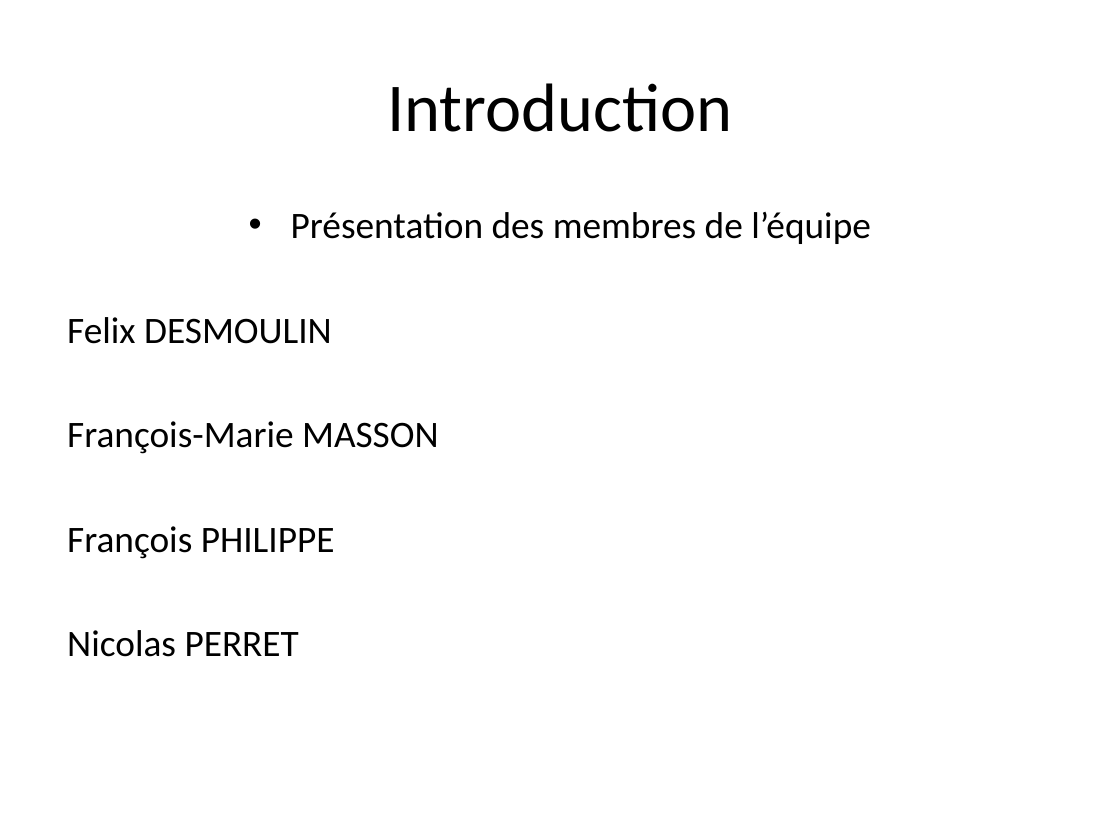
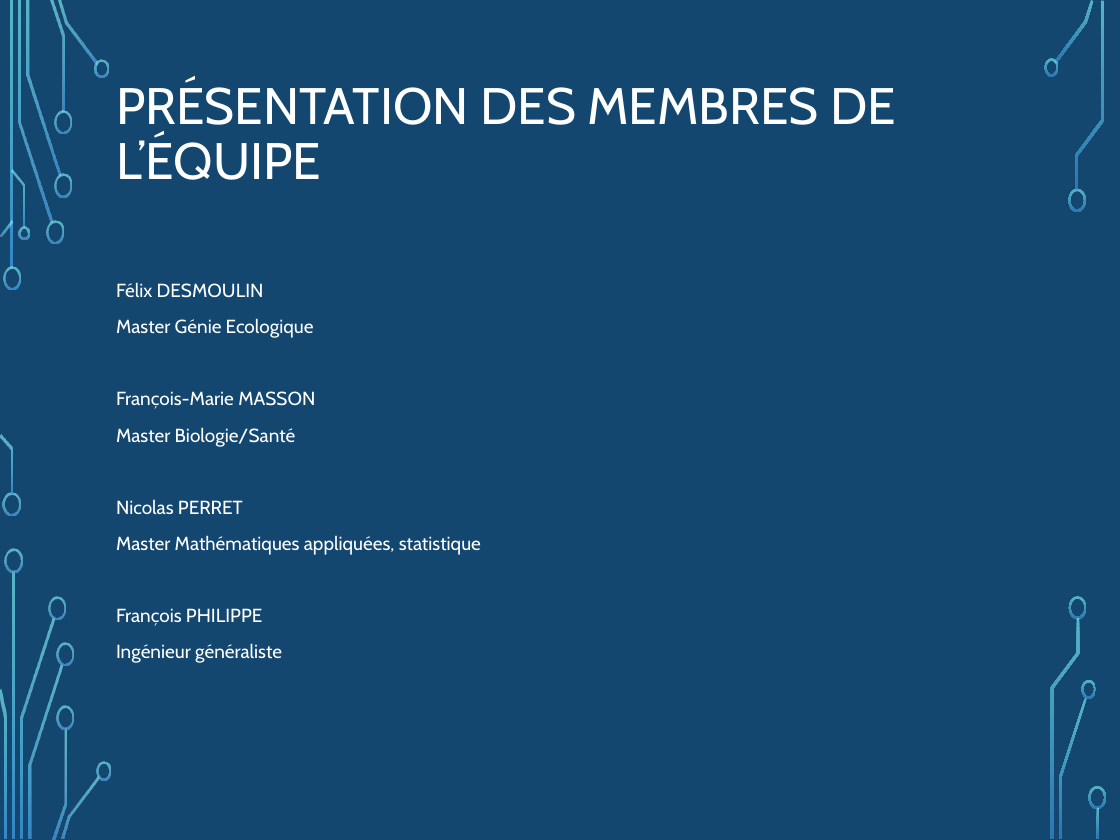
Before and after one commit to NicoPerret/projet-echec, a slide deck: slide 2 of Diapo présentation projet.pptx. Drawn at 1120x840 pixels with LibreOffice and Linux fonts; fonts in the diff are those of the drawing; background and template pictures are left out. Boxes give left, top, right and bottom in pixels: in the first picture for what was removed or moved away, otherwise in the second. Text is boxed around its words. In the diff, an @@ line names an element or a change of style, - is before the commit and + after.

Commit message:
PP

```diff
--- a/Diapo présentation projet.pptx
+++ b/Diapo présentation projet.pptx
@@ background #FFFFFF to picture (left out) @@
@@ rectangle added at (x1=0, y1=0, x2=1120, y2=840), fill #134770 @@
@@ title at (x1=116, y1=81, x2=896, y2=180): text changed; size 44 to 33 pt; font Calibri to Cabin; text colour #000000 to #FFFFFF @@
-Introduction
+PRÉSENTATION DES MEMBRES DE L’ÉQUIPE
@@ text "Félix DESMOULIN" moved from (x1=67, y1=212, x2=871, y2=657) to (x1=116, y1=282, x2=481, y2=663) @@
@@ text at (x1=116, y1=282, x2=314, y2=338): text changed; size 24 to 12.2 pt; font Calibri to Cabin; text colour #000000 to #FFFFFF @@
-• Présentation des membres de l’équipe
-Felix DESMOULIN
+Félix DESMOULIN
+Master Génie Ecologique
@@ text at (x1=116, y1=391, x2=315, y2=626): size 24 to 12.2 pt, font Calibri to Cabin, text colour #000000 to #FFFFFF in "François-Marie MASSON", "François PHILIPPE"; line spacing 1 to 0.9; more space between paragraphs @@
@@ text at (x1=116, y1=427, x2=481, y2=555): paragraphs added @@
+Master Biologie/Santé
+Nicolas PERRET
+Master Mathématiques appliquées, statistique
@@ text at (x1=116, y1=643, x2=282, y2=663): text changed; size 24 to 12.2 pt; font Calibri to Cabin; text colour #000000 to #FFFFFF @@
-Nicolas PERRET
+Ingénieur généraliste
@@ group added at (x1=0, y1=0, x2=111, y2=840): 24 freeform shapes, 2 rectangles @@
@@ group added at (x1=0, y1=0, x2=1102, y2=840): 14 freeform shapes, 3 rectangles @@
@@ group added at (x1=1044, y1=0, x2=1107, y2=839): 9 freeform shapes, 1 rectangle @@
```
Also in this commit, not shown: 4 other slides changed, 10 slides added, 2 slides removed.
